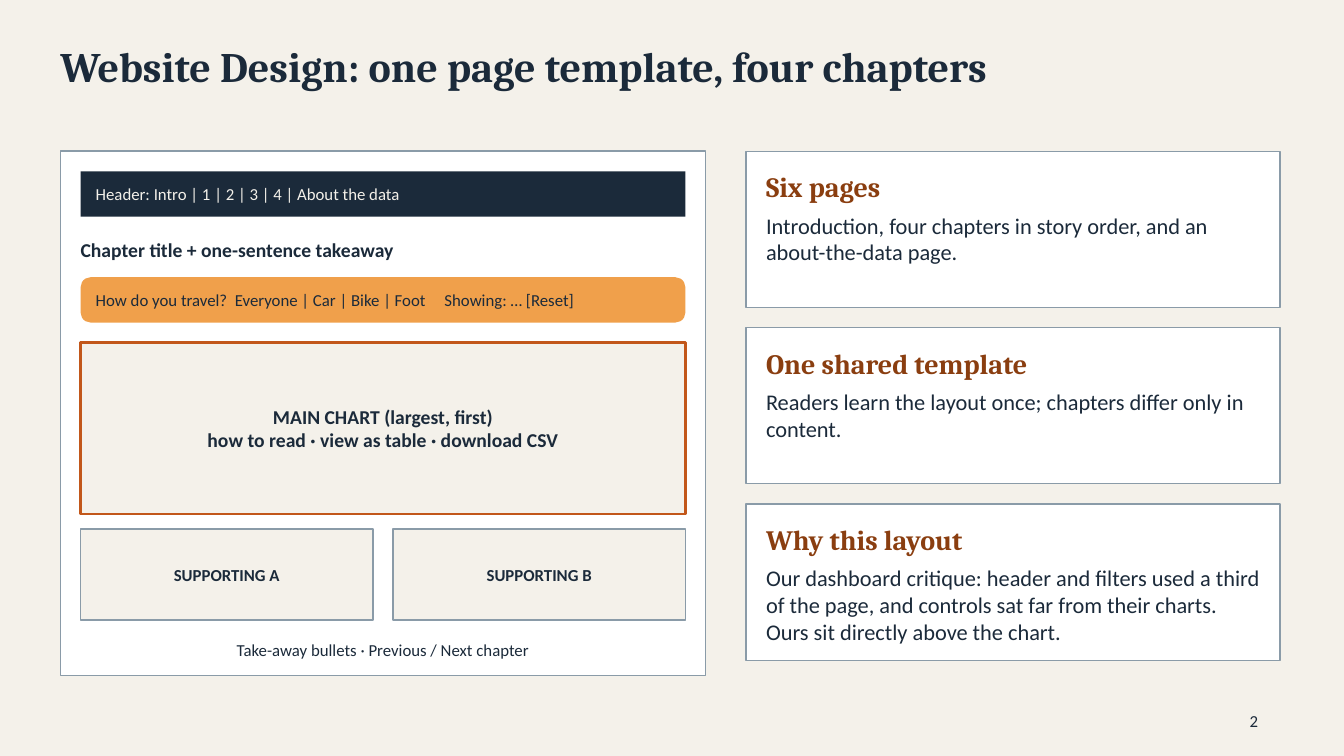
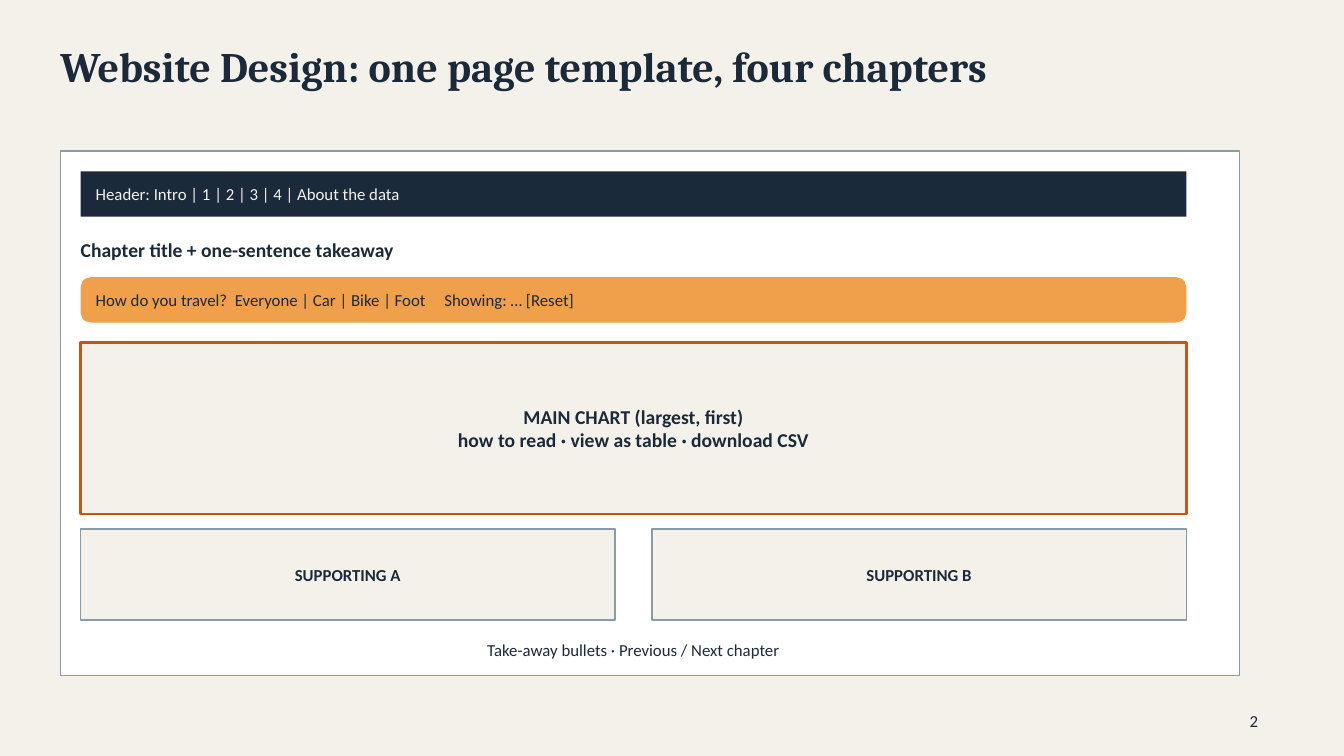
Before and after one commit to academic-labs/road-crash-injuries, a slide deck: slide 2 of COS30045 stand up w11.pptx. Drawn at 1344x756 pixels with LibreOffice and Linux fonts; fonts in the diff are those of the drawing. Boxes give left, top, right and bottom in pixels: in the first picture for what was removed or moved away, otherwise in the second. Text is boxed around its words. In the diff, an @@ line names an element or a change of style, - is before the commit and + after.

```diff
--- a/COS30045 stand up w11.pptx
+++ b/COS30045 stand up w11.pptx
@@ rectangle: place and size @@
-rectangle at bbox=[60, 151, 706, 676]
+rectangle at bbox=[60, 151, 1240, 676]
@@ rectangle: place and size @@
-rectangle at bbox=[81, 171, 686, 217]
+rectangle at bbox=[81, 171, 1187, 217]
@@ rectangle removed at bbox=[746, 151, 1280, 308] @@
@@ text removed at bbox=[766, 177, 881, 203] @@
-Six pages
@@ text removed at bbox=[766, 218, 1207, 264] @@
-Introduction, four chapters in story order, and an about-the-data page.
@@ rounded rectangle: place and size @@
-rounded rectangle at bbox=[81, 277, 686, 323]
+rounded rectangle at bbox=[81, 277, 1187, 323]
@@ rectangle removed at bbox=[746, 328, 1280, 484] @@
@@ text "MAIN CHART (largest, first)": place and size @@
-text "MAIN CHART (largest, first)" at bbox=[207, 409, 558, 447]
+text "MAIN CHART (largest, first)" at bbox=[458, 409, 808, 447]
@@ rectangle: place and size @@
-rectangle at bbox=[81, 343, 686, 514]
+rectangle at bbox=[81, 343, 1187, 514]
@@ text removed at bbox=[766, 354, 1027, 380] @@
-One shared template
@@ text removed at bbox=[766, 394, 1244, 437] @@
-Readers learn the layout once; chapters differ only in content.
@@ rectangle removed at bbox=[746, 504, 1280, 660] @@
@@ text "SUPPORTING A": place and size @@
-text "SUPPORTING A" at bbox=[174, 570, 279, 581]
+text "SUPPORTING A" at bbox=[295, 570, 400, 581]
@@ rectangle: place and size @@
-rectangle at bbox=[81, 529, 373, 620]
+rectangle at bbox=[81, 529, 615, 620]
@@ text "SUPPORTING B": place and size @@
-text "SUPPORTING B" at bbox=[487, 570, 591, 581]
+text "SUPPORTING B" at bbox=[866, 570, 971, 581]
@@ rectangle: place and size @@
-rectangle at bbox=[393, 529, 686, 620]
+rectangle at bbox=[652, 529, 1187, 620]
@@ text removed at bbox=[766, 530, 963, 556] @@
-Why this layout
@@ text removed at bbox=[766, 570, 1260, 644] @@
-Our dashboard critique: header and filters used a third of the page, and controls sat far from their charts. Ours sit directly above the chart.
@@ text "Take-away bullets · Previous / ...": place and size @@
-text "Take-away bullets · Previous / ..." at bbox=[237, 644, 528, 659]
+text "Take-away bullets · Previous / ..." at bbox=[487, 644, 779, 659]
```
Also in this commit, not shown: 1 other slide changed.
